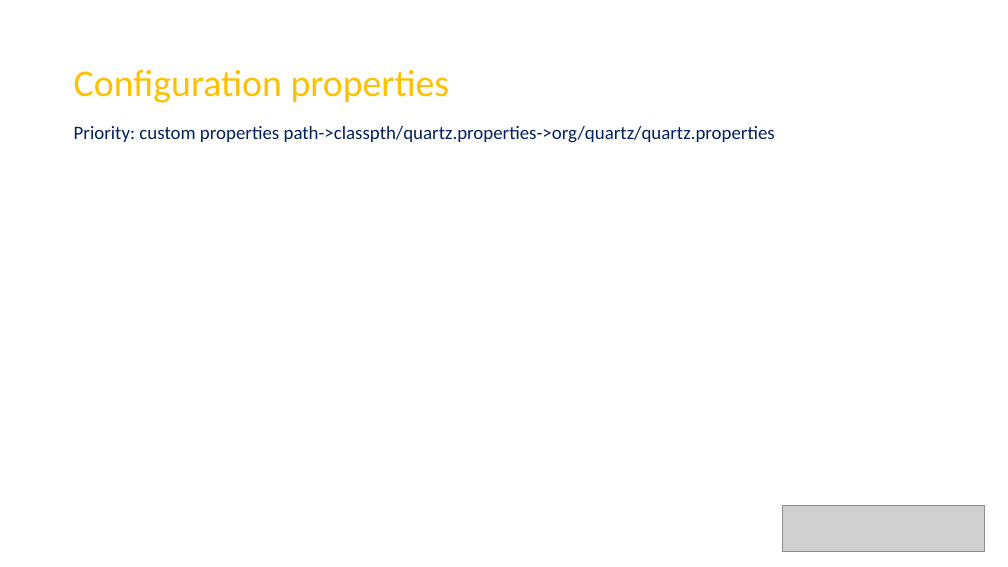
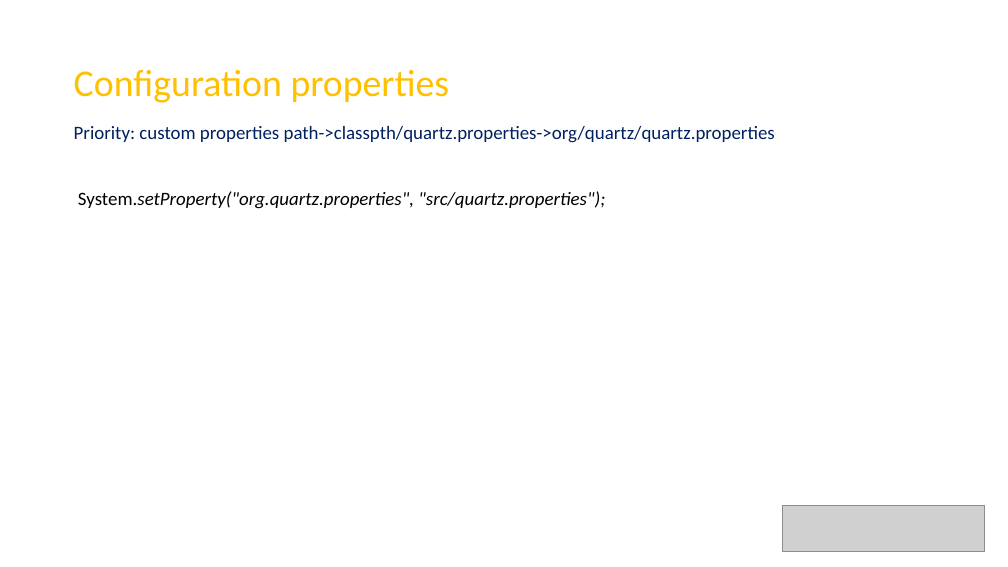
Before and after one commit to chrzha/quartzdemo, a slide deck: slide 9 of src/quartz.pptx (slide 8 before the commit). Drawn at 1008x567 pixels with LibreOffice and Linux fonts; fonts in the diff are those of the drawing; grey boxes stand for pictures. Boxes give left, top, right and bottom in pixels: in the first picture for what was removed or moved away, otherwise in the second. Text is boxed around its words. In the diff, an @@ line names an element or a change of style, - is before the commit and + after.

```diff
--- a/src/quartz.pptx
+++ b/src/quartz.pptx
@@ text added at (x1=78, y1=191, x2=605, y2=209), 18 pt, text #000000, italic @@
+System.setProperty("org.quartz.properties", "src/quartz.properties");
```
Also in this commit, not shown: 1 other slide changed, 3 slides added, 2 other files.
